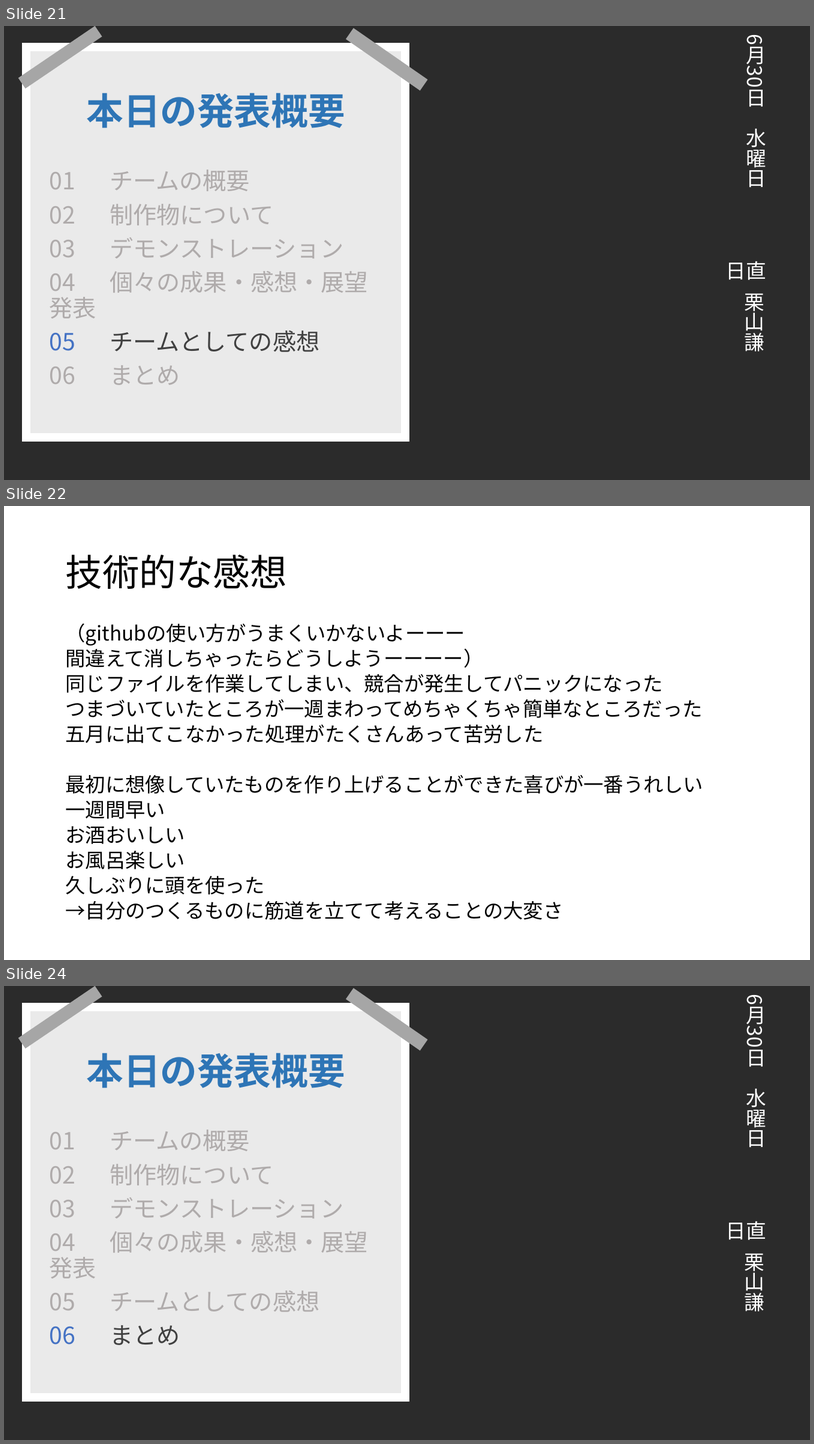
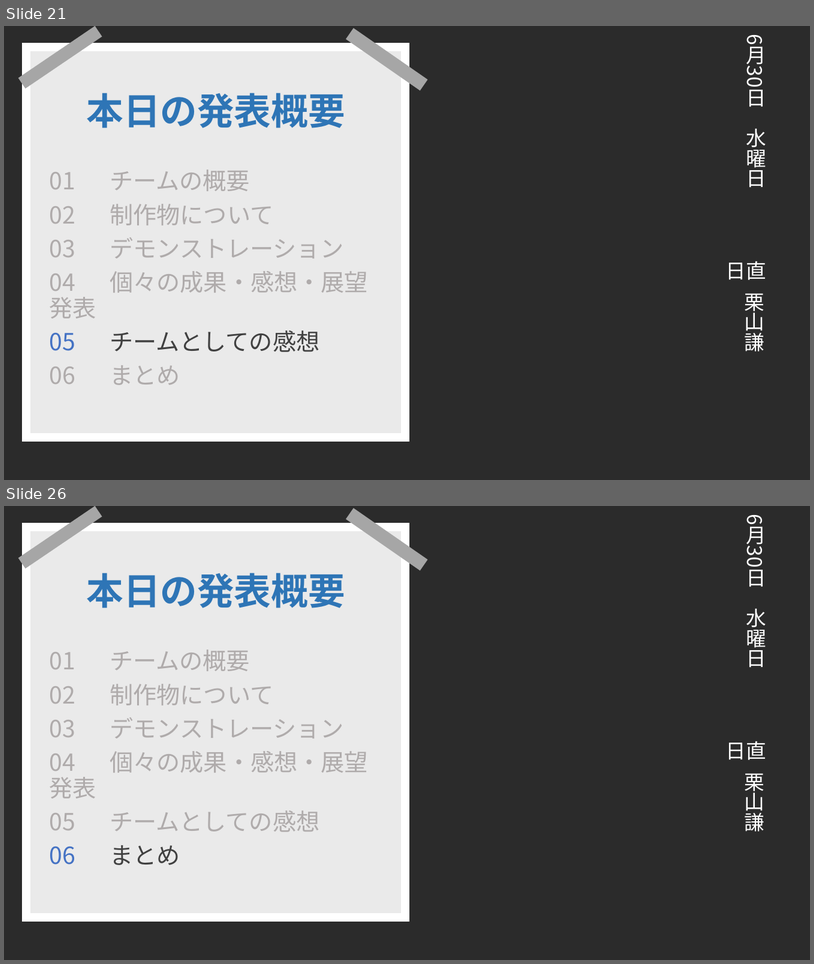
Before and after one commit to DOJO-2021/C-2, a slide deck: documents/SkyNHプレゼンテーションひな形4.pptx. Shown one above the other, each under a label of ours: slides 21, 22 and 24 before the commit, slides 21 and 26 after it; the slides between them are not shown. The pictures are 814x1444 and 814x964 pixels, drawn with LibreOffice and Linux fonts; fonts in the diff are those of the drawing; background and template pictures are left out; a plain dark background stands for a picture behind light text. Boxes give left, top, right and bottom in pixels: in the first picture for what was removed or moved away, otherwise in the second. Text is boxed around its words. In the diff, an @@ line names an element or a change of style, - is before the commit and + after.

```diff
--- a/documents/SkyNHプレゼンテーションひな形4.pptx
+++ b/documents/SkyNHプレゼンテーションひな形4.pptx
@@ slide 22 removed at (4, 506, 810, 960), background #FFFFFF @@
@@ title removed at (65, 555, 287, 589) @@
-技術的な感想
@@ text removed at (65, 623, 704, 919) @@
-（githubの使い方がうまくいかないよーーー
-間違えて消しちゃったらどうしようーーーー）
-同じファイルを作業してしまい、競合が発生してパニックになった
-つまづいていたところが一週まわってめちゃくちゃ簡単なところだった
-五月に出てこなかった処理がたくさんあって苦労した
-最初に想像していたものを作り上げることができた喜びが一番うれしい
-一週間早い
-お酒おいしい
-お風呂楽しい
-久しぶりに頭を使った
-→自分のつくるものに筋道を立てて考えることの大変さ
@@ what was slide 24 is now slide 26 @@
```
Also in this commit, not shown: 10 slides changed, 5 slides added, 2 other slides removed.
